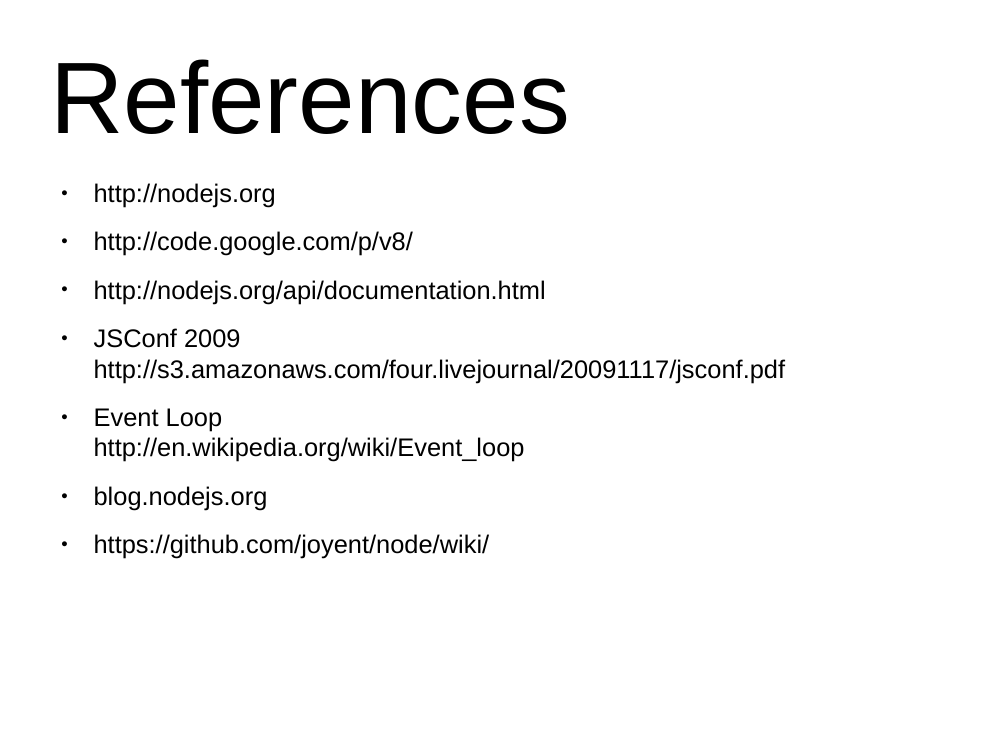
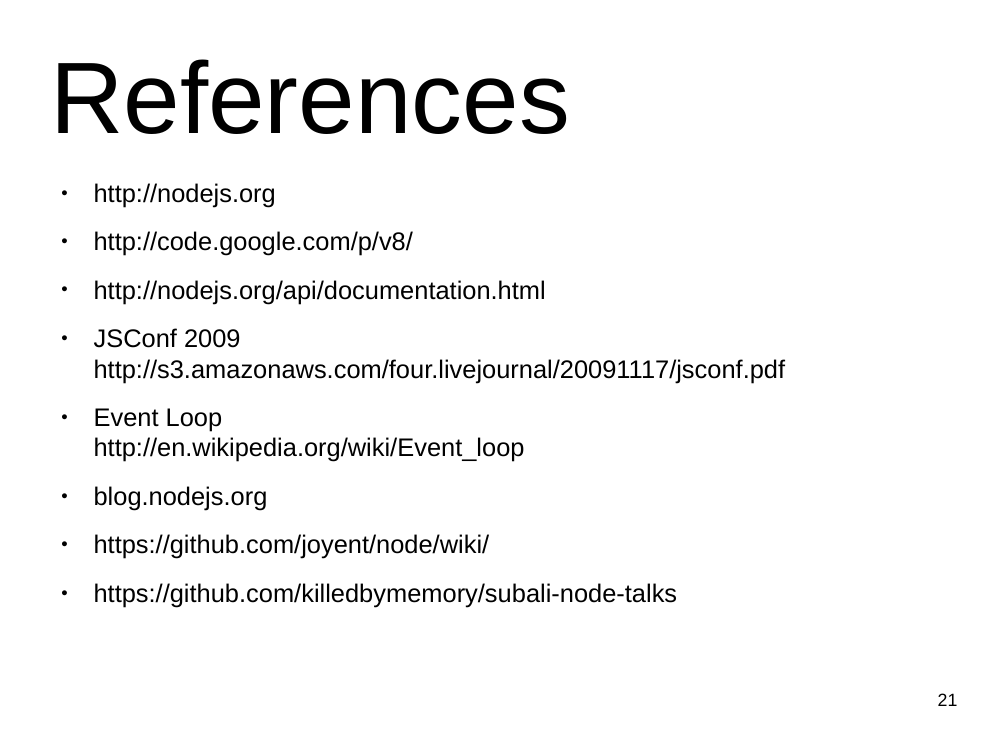
Before and after one commit to killedbymemory/subali-node-talks, a slide deck: slide 21 of nodejs.odp. Drawn at 1008x756 pixels with LibreOffice and Linux fonts; fonts in the diff are those of the drawing. Boxes give left, top, right and bottom in pixels: in the first picture for what was removed or moved away, otherwise in the second. Text is boxed around its words. In the diff, an @@ line names an element or a change of style, - is before the commit and + after.

```diff
--- a/nodejs.odp
+++ b/nodejs.odp
@@ text at [94,583,678,607]: paragraph added @@
+● https://github.com/killedbymemory/subali-node-talks
@@ page number added at [938,693,958,706], 14 pt, text #000000 @@
+21
```
Also in this commit, not shown: 19 other slides changed, 1 slide added.
